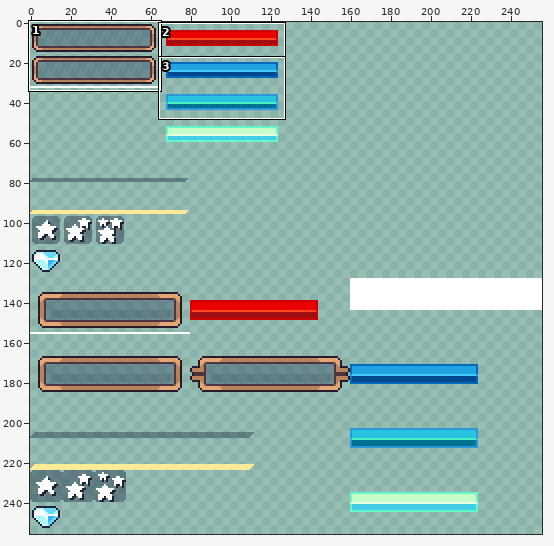
Sprite sheet: Platformer/Content/hud.png. Above, an overview of the earlier version with the close-up marked.
Close-up. Before the commit:
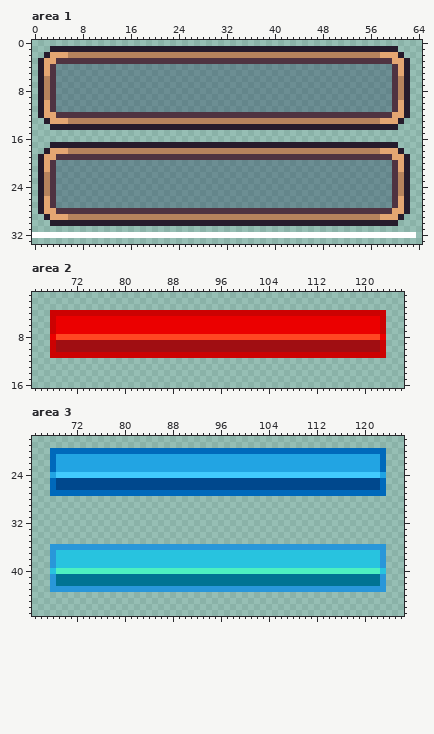
The file is 256x256 pixels. Shown: area 1: x 0..64, y 0..33; area 2: x 65..126, y 1..16; area 3: x 65..126, y 18..47. The commit also changed other parts of the picture, which this record leaves out.
Now the later version:
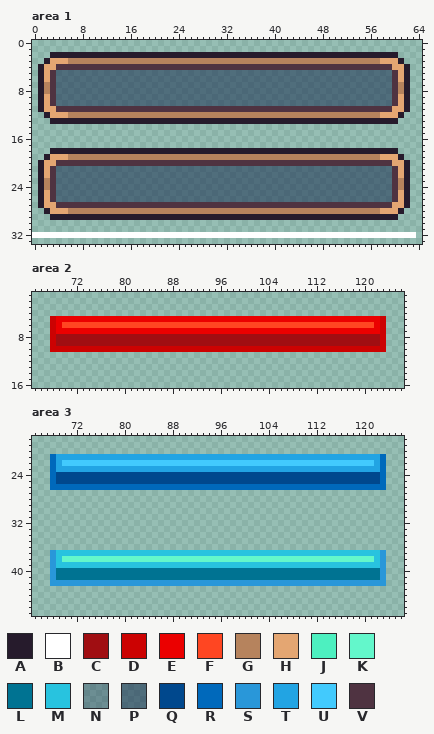
Palette (. is transparent): A #261b2c  B #ffffff  C #a00e12  D #cc0202  E #eb0000  F #ff4622  G #b6835d  H #e4a672  J #4df0c0  K #63f7cb  L #007392  M #28c3df  N #182e5055  P #182e508e  Q #00488d  R #0069bb  S #2997d9  T #22a4e3  U #42cafd  V #4f3341
From old to new:
Changed rows in their new state; - is an unchanged pixel.
Area 1:
first column x 1:
 1 --..........................................................--
 2 -.AAAAAAAAAAAAAAAAAAAAAAAAAAAAAAAAAAAAAAAAAAAAAAAAAAAAAAAAAA.-
 3 .A-HHGGGGGGGGGGGGGGGGGGGGGGGGGGGGGGGGGGGGGGGGGGGGGGGGGGGGHH-A.
 4 --HVVVVVVVVVVVVVVVVVVVVVVVVVVVVVVVVVVVVVVVVVVVVVVVVVVVVVVVVH--
 5 ---PPPPPPPPPPPPPPPPPPPPPPPPPPPPPPPPPPPPPPPPPPPPPPPPPPPPPPPP---
 6 -H-PPPPPPPPPPPPPPPPPPPPPPPPPPPPPPPPPPPPPPPPPPPPPPPPPPPPPPPP-H-
 7 ---PPPPPPPPPPPPPPPPPPPPPPPPPPPPPPPPPPPPPPPPPPPPPPPPPPPPPPPP---
 8 ---PPPPPPPPPPPPPPPPPPPPPPPPPPPPPPPPPPPPPPPPPPPPPPPPPPPPPPPP---
 9 -H-PPPPPPPPPPPPPPPPPPPPPPPPPPPPPPPPPPPPPPPPPPPPPPPPPPPPPPPP-H-
10 ---PPPPPPPPPPPPPPPPPPPPPPPPPPPPPPPPPPPPPPPPPPPPPPPPPPPPPPPP---
11 --HVVVVVVVVVVVVVVVVVVVVVVVVVVVVVVVVVVVVVVVVVVVVVVVVVVVVVVVVH--
12 .A-HHGGGGGGGGGGGGGGGGGGGGGGGGGGGGGGGGGGGGGGGGGGGGGGGGGGGGHH-A.
13 -.AAAAAAAAAAAAAAAAAAAAAAAAAAAAAAAAAAAAAAAAAAAAAAAAAAAAAAAAAA.-
14 --..........................................................--
17 --..........................................................--
18 -.AAAAAAAAAAAAAAAAAAAAAAAAAAAAAAAAAAAAAAAAAAAAAAAAAAAAAAAAAA.-
19 .A-HHGGGGGGGGGGGGGGGGGGGGGGGGGGGGGGGGGGGGGGGGGGGGGGGGGGGGHH-A.
20 --HVVVVVVVVVVVVVVVVVVVVVVVVVVVVVVVVVVVVVVVVVVVVVVVVVVVVVVVVH--
21 ---PPPPPPPPPPPPPPPPPPPPPPPPPPPPPPPPPPPPPPPPPPPPPPPPPPPPPPPP---
22 -H-PPPPPPPPPPPPPPPPPPPPPPPPPPPPPPPPPPPPPPPPPPPPPPPPPPPPPPPP-H-
23 ---PPPPPPPPPPPPPPPPPPPPPPPPPPPPPPPPPPPPPPPPPPPPPPPPPPPPPPPP---
24 ---PPPPPPPPPPPPPPPPPPPPPPPPPPPPPPPPPPPPPPPPPPPPPPPPPPPPPPPP---
25 -H-PPPPPPPPPPPPPPPPPPPPPPPPPPPPPPPPPPPPPPPPPPPPPPPPPPPPPPPP-H-
26 ---PPPPPPPPPPPPPPPPPPPPPPPPPPPPPPPPPPPPPPPPPPPPPPPPPPPPPPPP---
27 --HVVVVVVVVVVVVVVVVVVVVVVVVVVVVVVVVVVVVVVVVVVVVVVVVVVVVVVVVH--
28 .A-HHGGGGGGGGGGGGGGGGGGGGGGGGGGGGGGGGGGGGGGGGGGGGGGGGGGGGHH-A.
29 -.AAAAAAAAAAAAAAAAAAAAAAAAAAAAAAAAAAAAAAAAAAAAAAAAAAAAAAAAAA.-
30 --..........................................................--
Area 2:
first column x 68:
 4 ........................................................
 6 --FFFFFFFFFFFFFFFFFFFFFFFFFFFFFFFFFFFFFFFFFFFFFFFFFFFF--
 8 DCCCCCCCCCCCCCCCCCCCCCCCCCCCCCCCCCCCCCCCCCCCCCCCCCCCCCCD
10 -DDDDDDDDDDDDDDDDDDDDDDDDDDDDDDDDDDDDDDDDDDDDDDDDDDDDDD-
11 ........................................................
Area 3:
first column x 68:
20 ........................................................
22 --UUUUUUUUUUUUUUUUUUUUUUUUUUUUUUUUUUUUUUUUUUUUUUUUUUUU--
24 RQQQQQQQQQQQQQQQQQQQQQQQQQQQQQQQQQQQQQQQQQQQQQQQQQQQQQQR
26 -RRRRRRRRRRRRRRRRRRRRRRRRRRRRRRRRRRRRRRRRRRRRRRRRRRRRRR-
27 ........................................................
first column x 68:
36 ........................................................
38 --KKKKKKKKKKKKKKKKKKKKKKKKKKKKKKKKKKKKKKKKKKKKKKKKKKKK--
40 SLLLLLLLLLLLLLLLLLLLLLLLLLLLLLLLLLLLLLLLLLLLLLLLLLLLLLLS
42 -SSSSSSSSSSSSSSSSSSSSSSSSSSSSSSSSSSSSSSSSSSSSSSSSSSSSSS-
43 ........................................................
